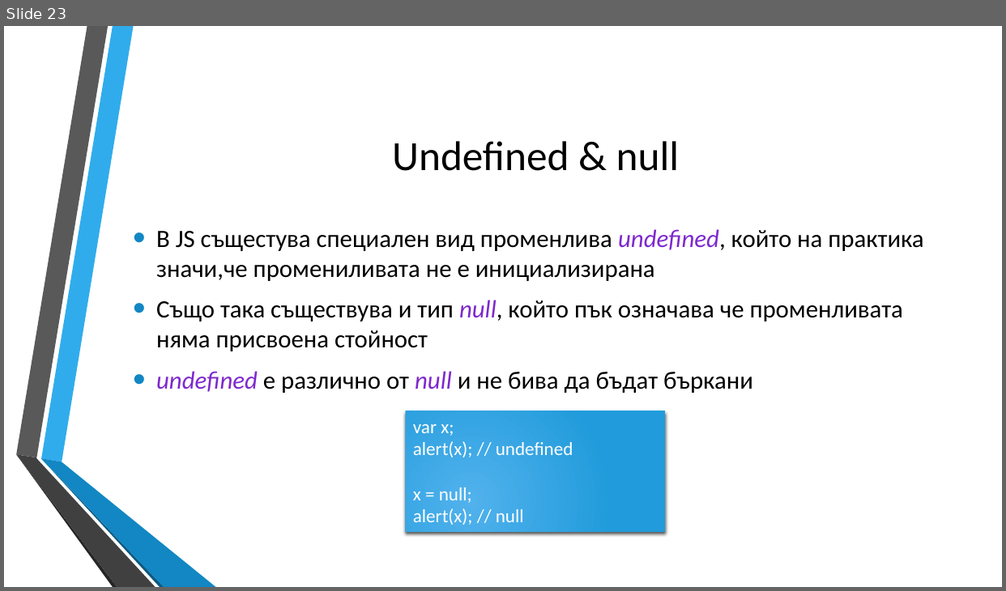
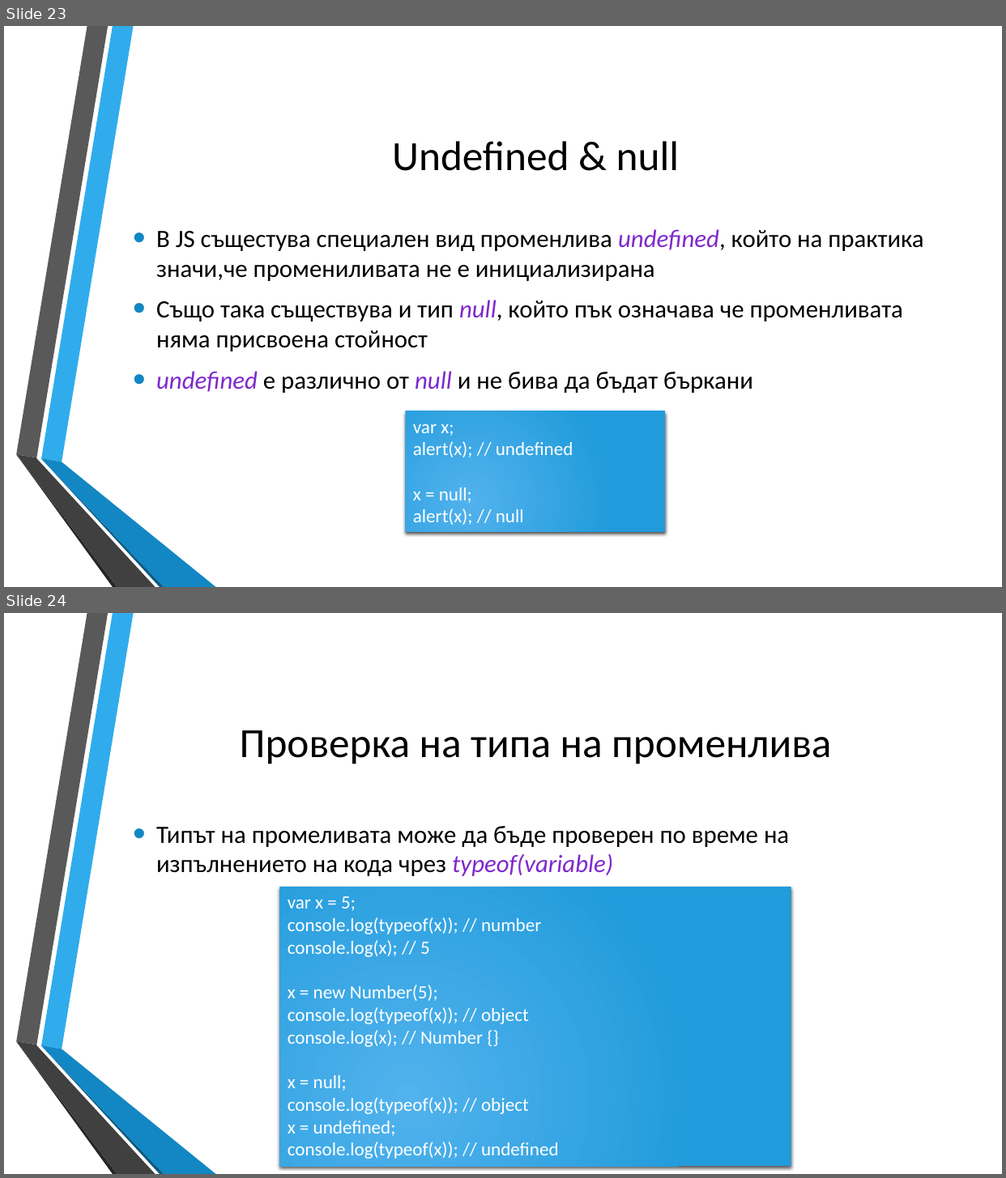
Before and after one commit to dnmitev/IT-Academy, a slide deck: JS Fundamentals/2.JS-Basics/JS-Basics.pptx. Shown one above the other, each under a label of ours: slide 23 before the commit, slides 23 and 24 after it. The pictures are 1006x591 and 1006x1178 pixels, drawn with LibreOffice and Linux fonts; fonts in the diff are those of the drawing; background and template pictures are left out. Boxes give left, top, right and bottom in pixels: in the first picture for what was removed or moved away, otherwise in the second. Text is boxed around its words. In the diff, an @@ line names an element or a change of style, - is before the commit and + after.

```diff
--- a/JS Fundamentals/2.JS-Basics/JS-Basics.pptx
+++ b/JS Fundamentals/2.JS-Basics/JS-Basics.pptx
@@ slide 24 added at bbox=[4, 613, 1002, 1174], background picture (left out); not listed: 6 template elements that a slide beside it also shows @@
@@ title added at bbox=[240, 730, 831, 764], 40 pt, text #000000 @@
+Проверка на типа на променлива
@@ text added at bbox=[156, 826, 789, 876], 24 pt, text #000000 @@
+• Типът на промеливата може да бъде проверен по време на изпълнението на кода чрез typeof(variable)
@@ rectangle added at bbox=[280, 887, 791, 1167], fill gradient #51B3ED to #219CDB, 18 pt, text #FFFFFF @@
+var x = 5;
+console.log(typeof(x)); // number
+console.log(x); // 5
+x = new Number(5);
+console.log(typeof(x)); // object
+console.log(x); // Number {}
+x = null;
+console.log(typeof(x)); // object
+x = undefined;
+console.log(typeof(x)); // undefined
```
Also in this commit, not shown: 3 slides changed, 13 other slides added, 4 other files.
